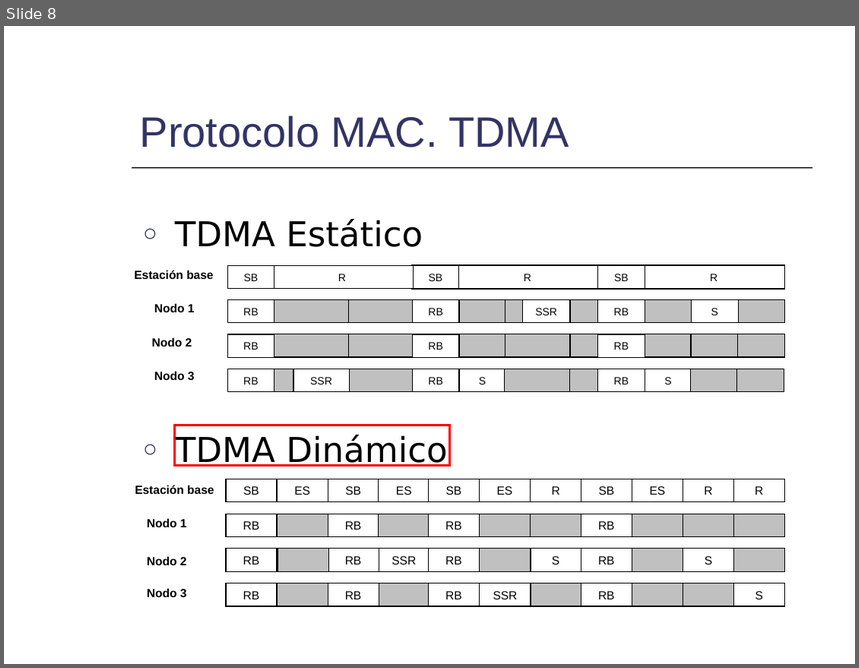
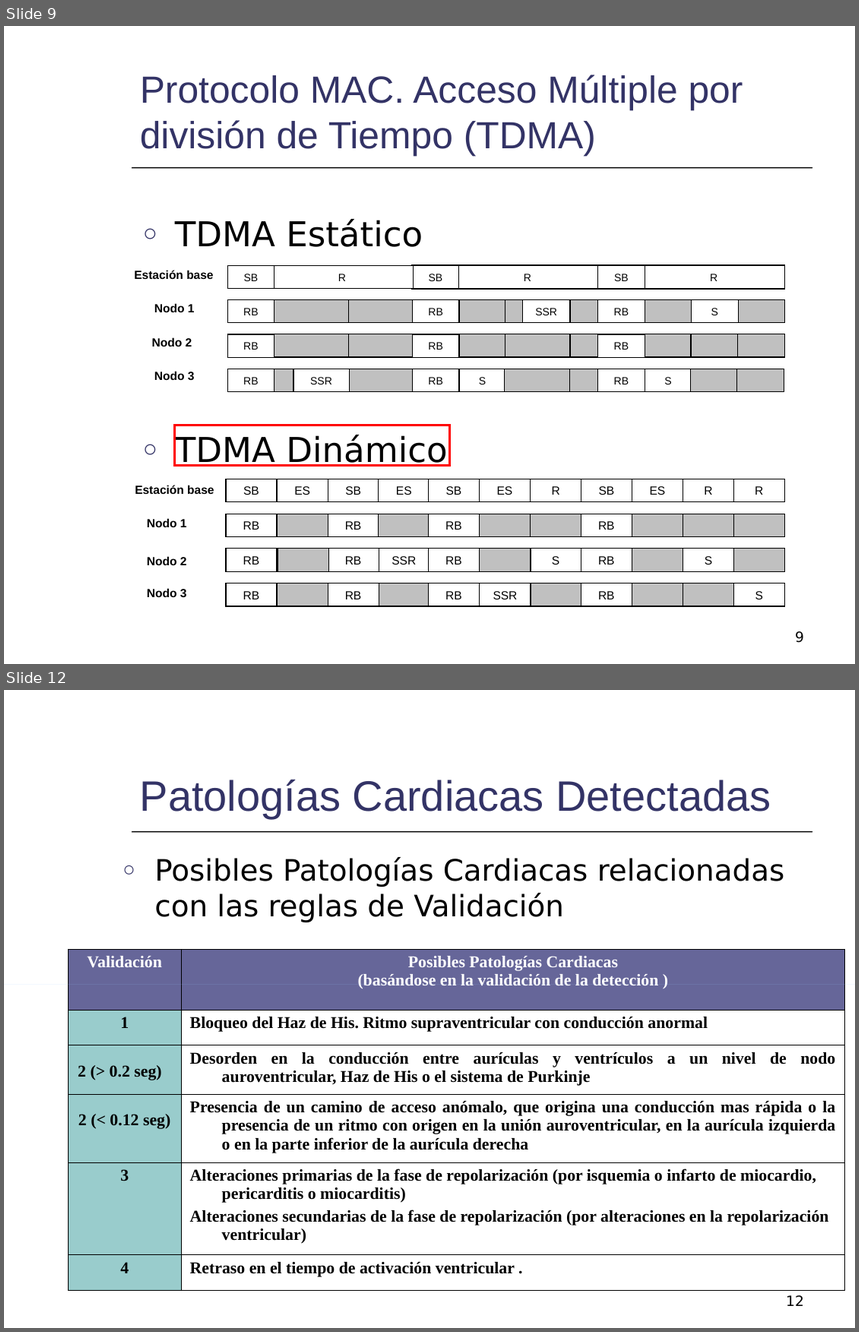
Before and after one commit to mmja/redsensores, a slide deck: Memoria/Consumo.ppt. Shown one above the other, each under a label of ours: slide 8 before the commit, slides 9 and 12 after it; the slides between them are not shown. The pictures are 859x668 and 859x1332 pixels, drawn with LibreOffice and Linux fonts; fonts in the diff are those of the drawing. Boxes give left, top, right and bottom in pixels: in the first picture for what was removed or moved away, otherwise in the second. Text is boxed around its words. In the diff, an @@ line names an element or a change of style, - is before the commit and + after.

```diff
--- a/Memoria/Consumo.ppt
+++ b/Memoria/Consumo.ppt
@@ slide 12 added at bbox=[4, 690, 855, 1328], background #FFFFFF; not listed: 3 template elements that a slide beside it also shows @@
@@ title added at bbox=[140, 779, 771, 818], 36 pt, text #333366 @@
+Patologías Cardiacas Detectadas
@@ text added at bbox=[154, 857, 785, 923], 25 pt, text #000000 @@
+○ Posibles Patologías Cardiacas relacionadas con las reglas de Validación
@@ table added at bbox=[68, 948, 846, 1290], 6 rows, 2 columns @@
+Validación | Posibles Patologías Cardiacas / (basándose en la validación de la detección )
+1 | Bloqueo del Haz de His. Ritmo supraventricular con conducción anormal
+2 (> 0.2 seg) | Desorden en la conducción entre aurículas y ventrículos a un nivel de nodo auroventricular, Haz de His o el sistema de Purkinje
+2 (< 0.12 seg) | Presencia de un camino de acceso anómalo, que origina una conducción mas rápida o la presencia de un ritmo con origen en la unión auroventricular, en la aurícula izquierda o en la parte inferior de la aurícula derecha
+3 | Alteraciones primarias de la fase de repolarización (por isquemia o infarto de miocardio, pericarditis o miocarditis) / Alteraciones secundarias de la fase de repolarización (por alteraciones en la repolarización ventricular)
+4 | Retraso en el tiempo de activación ventricular .
@@ rectangle added at bbox=[4, 985, 855, 985], fill #99CCFF @@
@@ page number added at bbox=[786, 1296, 804, 1306], 12 pt, text #000000 @@
+12
@@ what was slide 8 is now slide 9 @@
@@ slide 9 changed as well @@
@@ title at bbox=[140, 75, 743, 156]: text changed; size 36 to 32 pt @@
-Protocolo MAC. TDMA
+Protocolo MAC. Acceso Múltiple por división de Tiempo (TDMA)
@@ page number added at bbox=[795, 632, 804, 643], 12 pt, text #000000 @@
+9
```
Also in this commit, not shown: 14 other slides changed, 4 other slides added, 1 slide removed.
